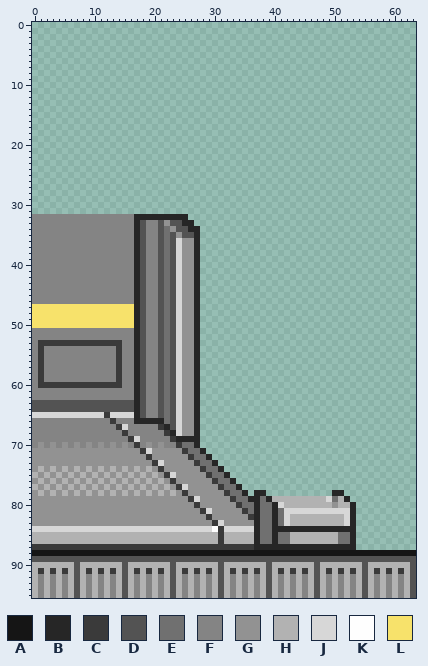
A sprite sheet gets an edit: Assets/Sprites/Doors/Door_TopLayer.png. This is how it looked before the edit.
The file is 64x96 pixels.
Palette (. is transparent): A #151515  B #262626  C #3a3a3a  D #535353  E #707070  F #848484  G #929292  H #b2b2b2  J #d7d7d7  K #fefefe  L #f7e26b
Pixels before (only the part around the change), first column x 0:
 0 ................................................................
 1 ................................................................
 2 ................................................................
 3 ................................................................
 4 ................................................................
 5 ................................................................
 6 ................................................................
 7 ................................................................
 8 ................................................................
 9 ................................................................
10 ................................................................
11 ................................................................
12 ................................................................
13 ................................................................
14 ................................................................
15 ................................................................
16 ................................................................
17 ................................................................
18 ................................................................
19 ................................................................
20 ................................................................
21 ................................................................
22 ................................................................
23 ................................................................
24 ................................................................
25 ................................................................
26 ................................................................
27 ................................................................
28 ................................................................
29 ................................................................
30 ................................................................
31 ................................................................
32 FFFFFFFFFFFFFFFFFBBBBBBBBB......................................
33 FFFFFFFFFFFFFFFFFBDFFDGDDBB.....................................
34 FFFFFFFFFFFFFFFFFBDFFDEGDDBB....................................
35 FFFFFFFFFFFFFFFFFBDFFDEDGDDB....................................
36 FFFFFFFFFFFFFFFFFBDFFDEDJGGB....................................
37 FFFFFFFFFFFFFFFFFBDFFDEDJGGB....................................
38 FFFFFFFFFFFFFFFFFBDFFDEDJGGB....................................
39 FFFFFFFFFFFFFFFFFBDFFDEDJGGB....................................
40 FFFFFFFFFFFFFFFFFBDFFDEDJGGB....................................
41 FFFFFFFFFFFFFFFFFBDFFDEDJGGB....................................
42 FFFFFFFFFFFFFFFFFBDFFDEDJGGB....................................
43 FFFFFFFFFFFFFFFFFBDFFDEDJGGB....................................
The same view after the edit:
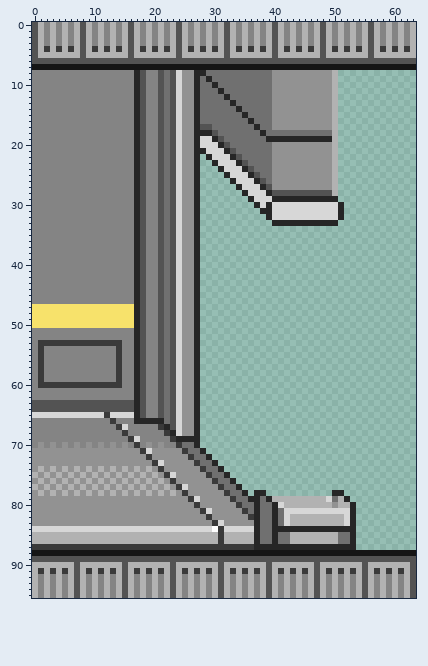
Diff:
Changed rows in their new state; - is an unchanged pixel.
first column x 0:
 0 DHFHFHFHDHFHFHFHDHFHFHFHDHFHFHFHDHFHFHFHDHFHFHFHDHFHFHFHDHFHFHFH
 1 DHFHFHFHDHFHFHFHDHFHFHFHDHFHFHFHDHFHFHFHDHFHFHFHDHFHFHFHDHFHFHFH
 2 DHFHFHFHDHFHFHFHDHFHFHFHDHFHFHFHDHFHFHFHDHFHFHFHDHFHFHFHDHFHFHFH
 3 DHFHFHFHDHFHFHFHDHFHFHFHDHFHFHFHDHFHFHFHDHFHFHFHDHFHFHFHDHFHFHFH
 4 DHCHCHCHDHCHCHCHDHCHCHCHDHCHCHCHDHCHCHCHDHCHCHCHDHCHCHCHDHCHCHCH
 5 DHHHHHHHDHHHHHHHDHHHHHHHDHHHHHHHDHHHHHHHDHHHHHHHDHHHHHHHDHHHHHHH
 6 DDDDDDDDDDDDDDDDDDDDDDDDDDDDDDDDDDDDDDDDDDDDDDDDDDDDDDDDDDDDDDDD
 7 AAAAAAAAAAAAAAAAAAAAAAAAAAAAAAAAAAAAAAAAAAAAAAAAAAAAAAAAAAAAAAAA
 8 FFFFFFFFFFFFFFFFFBDFFDEDJGGBBEEEEEEEEEEEGGGGGGGGGGH-------------
 9 FFFFFFFFFFFFFFFFFBDFFDEDJGGBEBEEEEEEEEEEGGGGGGGGGGH-------------
10 FFFFFFFFFFFFFFFFFBDFFDEDJGGBEEBEEEEEEEEEGGGGGGGGGGH-------------
11 FFFFFFFFFFFFFFFFFBDFFDEDJGGBEEEBEEEEEEEEGGGGGGGGGGH-------------
12 FFFFFFFFFFFFFFFFFBDFFDEDJGGBEEEEBEEEEEEEGGGGGGGGGGH-------------
13 FFFFFFFFFFFFFFFFFBDFFDEDJGGBEEEEEBEEEEEEGGGGGGGGGGH-------------
14 FFFFFFFFFFFFFFFFFBDFFDEDJGGBEEEEEEBEEEEEGGGGGGGGGGH-------------
15 FFFFFFFFFFFFFFFFFBDFFDEDJGGBEEEEEEEBEEEEGGGGGGGGGGH-------------
16 FFFFFFFFFFFFFFFFFBDFFDEDJGGBEEEEEEEEBEEEGGGGGGGGGGH-------------
17 FFFFFFFFFFFFFFFFFBDFFDEDJGGBDDEEEEEEEBEEGGGGGGGGGGH-------------
18 FFFFFFFFFFFFFFFFFBDFFDEDJGGBBBDEEEEEEEBEEEEEEEEEEEH-------------
19 FFFFFFFFFFFFFFFFFBDFFDEDJGGBJJBDEEEEEEEBBBBBBBBBBBH-------------
20 FFFFFFFFFFFFFFFFFBDFFDEDJGGBJJJBDEEEEEEEGGGGGGGGGGH-------------
21 FFFFFFFFFFFFFFFFFBDFFDEDJGGBBJJJBDEEEEEEGGGGGGGGGGH-------------
22 FFFFFFFFFFFFFFFFFBDFFDEDJGGB-BJJJBDEEEEEGGGGGGGGGGH-------------
23 FFFFFFFFFFFFFFFFFBDFFDEDJGGB--BJJJBDEEEEGGGGGGGGGGH-------------
24 FFFFFFFFFFFFFFFFFBDFFDEDJGGB---BJJJBDEEEGGGGGGGGGGH-------------
25 FFFFFFFFFFFFFFFFFBDFFDEDJGGB----BJJJBDEEGGGGGGGGGGH-------------
26 FFFFFFFFFFFFFFFFFBDFFDEDJGGB-----BJJJBDEGGGGGGGGGGH-------------
27 FFFFFFFFFFFFFFFFFBDFFDEDJGGB------BJJJBDGGGGGGGGGGH-------------
28 FFFFFFFFFFFFFFFFFBDFFDEDJGGB-------BJJJBDDDDDDDDDDH-------------
29 FFFFFFFFFFFFFFFFFBDFFDEDJGGB--------BJJJBBBBBBBBBBB-------------
30 FFFFFFFFFFFFFFFFFBDFFDEDJGGB---------BJBJJJJJJJJJJJB------------
31 FFFFFFFFFFFFFFFFFBDFFDEDJGGB----------BBJJJJJJJJJJJB------------
32 ------------------DFFDEDJGGB-----------BJJJJJJJJJJJB------------
33 ----------------------E-JGGB------------BBBBBBBBBBB-------------
34 -----------------------DJGG-------------------------------------
35 ------------------------JGG-------------------------------------
